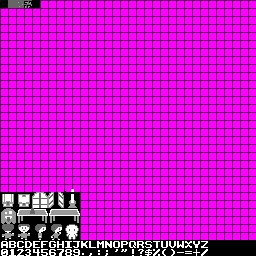
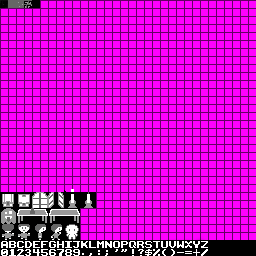
The second (256, 256) image is a revision of the first. Changes to its layers:
added layer "圖層 1" above "背景" over (80, 192, 96, 208)
added layer "背景" over (80, 192, 96, 208)
